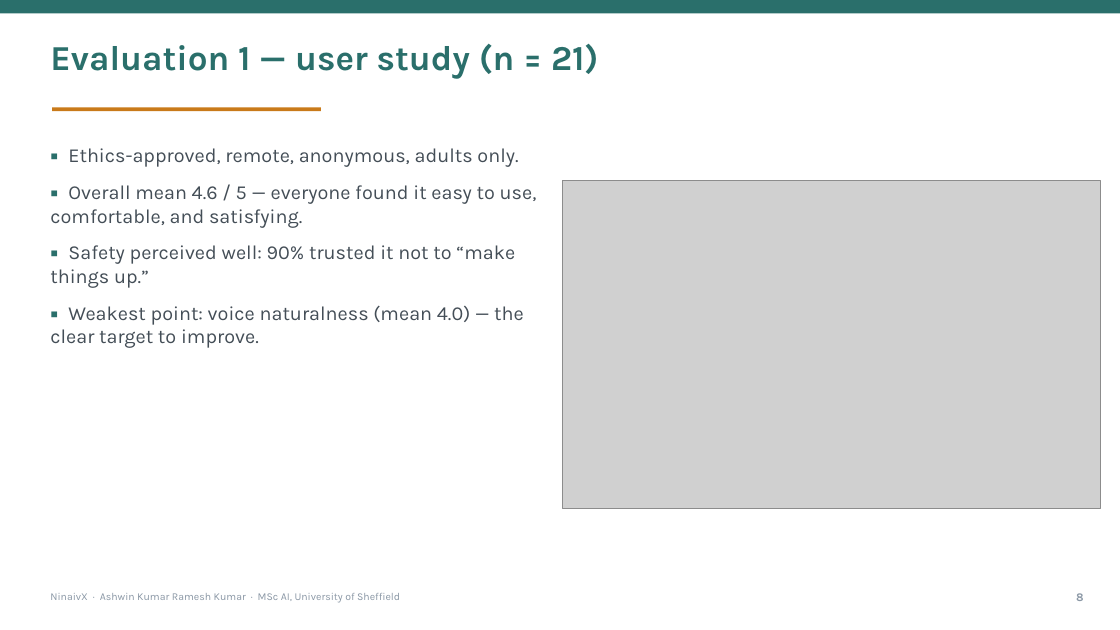
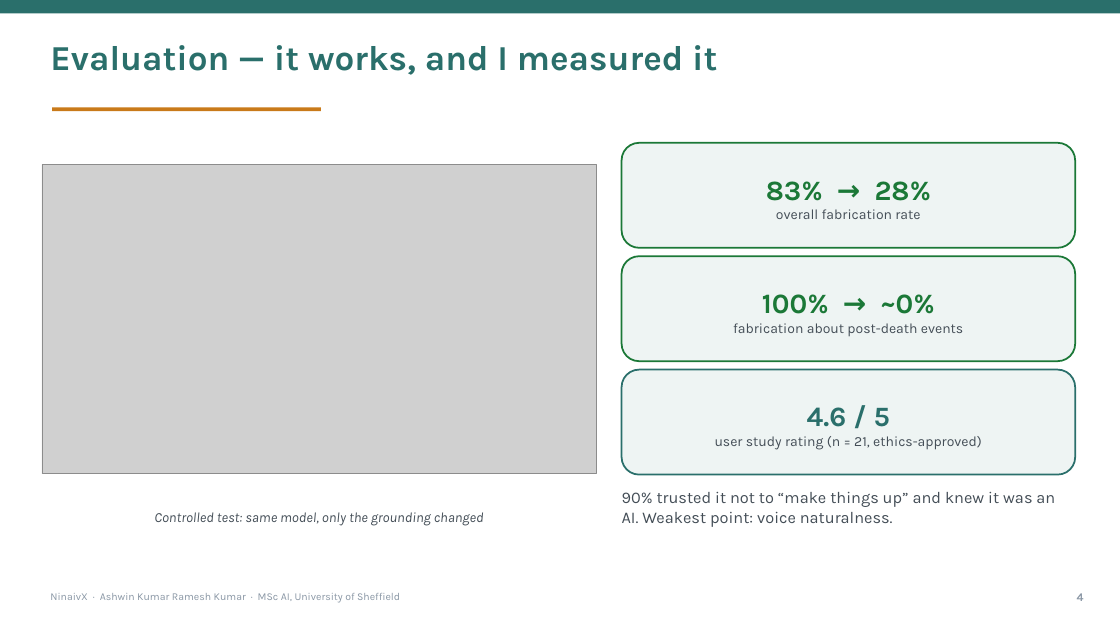
Before and after one commit to HITMAN-AK/NinaivX, a slide deck: slide 4 of backend/docs/report/NinaivX-Presentation.pptx (slide 9 before the commit). Drawn at 1120x630 pixels with LibreOffice and Linux fonts; fonts in the diff are those of the drawing; grey boxes stand for pictures. Boxes give left, top, right and bottom in pixels: in the first picture for what was removed or moved away, otherwise in the second. Text is boxed around its words. In the diff, an @@ line names an element or a change of style, - is before the commit and + after.

```diff
--- a/backend/docs/report/NinaivX-Presentation.pptx
+++ b/backend/docs/report/NinaivX-Presentation.pptx
@@ text at [50,45,717,75]: text changed @@
-Evaluation 1 — user study (n = 21)
+Evaluation — it works, and I measured it
@@ text removed at [50,148,537,348] @@
-▪ Ethics-approved, remote, anonymous, adults only.
-▪ Overall mean 4.6 / 5 — everyone found it easy to use, comfortable, and satisfying.
-▪ Safety perceived well: 90% trusted it not to “make things up.”
-▪ Weakest point: voice naturalness (mean 4.0) — the clear target to improve.
@@ rounded rectangle added at [622,143,1075,248], fill #EEF4F3, outline #1B7837 1.5 pt @@
@@ picture added at [42,165,597,474] @@
@@ picture removed at [563,181,1101,508] @@
@@ text added at [766,181,931,219], 12 pt, text #444E57 @@
+83% → 28%
+overall fabrication rate
@@ rounded rectangle added at [622,256,1075,361], fill #EEF4F3, outline #1B7837 1.5 pt @@
@@ text added at [733,294,963,336], 12 pt, text #444E57 @@
+100% → ~0%
+fabrication about post-death events
@@ rounded rectangle added at [622,370,1075,475], fill #EEF4F3, outline #2A6F6B 1.5 pt @@
@@ text added at [715,407,982,450], 12 pt, text #444E57 @@
+4.6 / 5
+user study rating (n = 21, ethics-approved)
@@ text added at [622,492,1055,527], 14 pt, text #444E57 @@
+90% trusted it not to “make things up” and knew it was an AI. Weakest point: voice naturalness.
@@ text added at [154,512,484,526], 12 pt, text #444E57, italic @@
+Controlled test: same model, only the grounding changed
@@ text at [1077,593,1084,601]: text changed @@
-8
+4
```
Also in this commit, not shown: 4 other slides changed, 9 slides removed, 1 other file.
